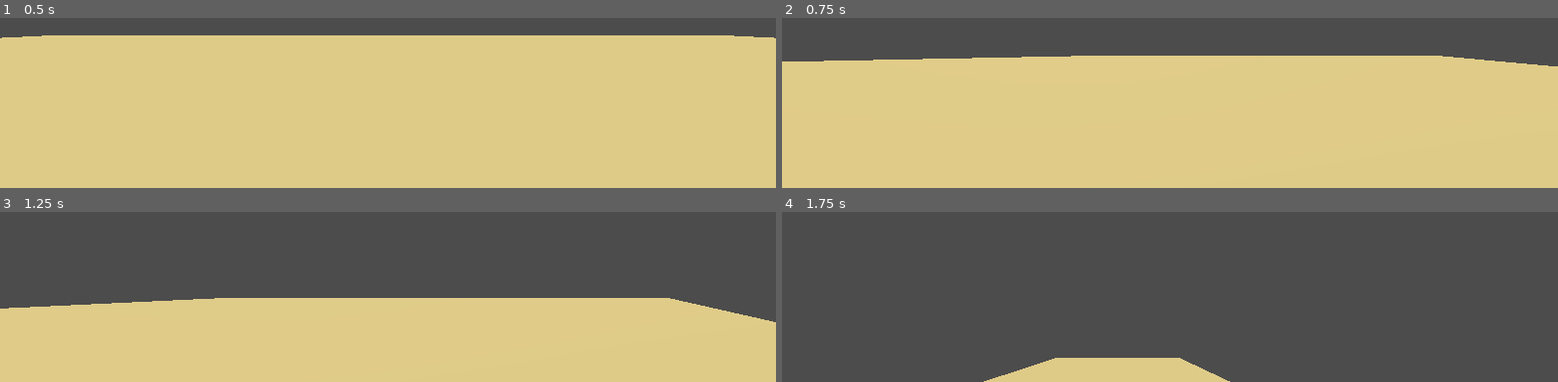
Above: before the commit, frames 1-4 (two rows, left to right).
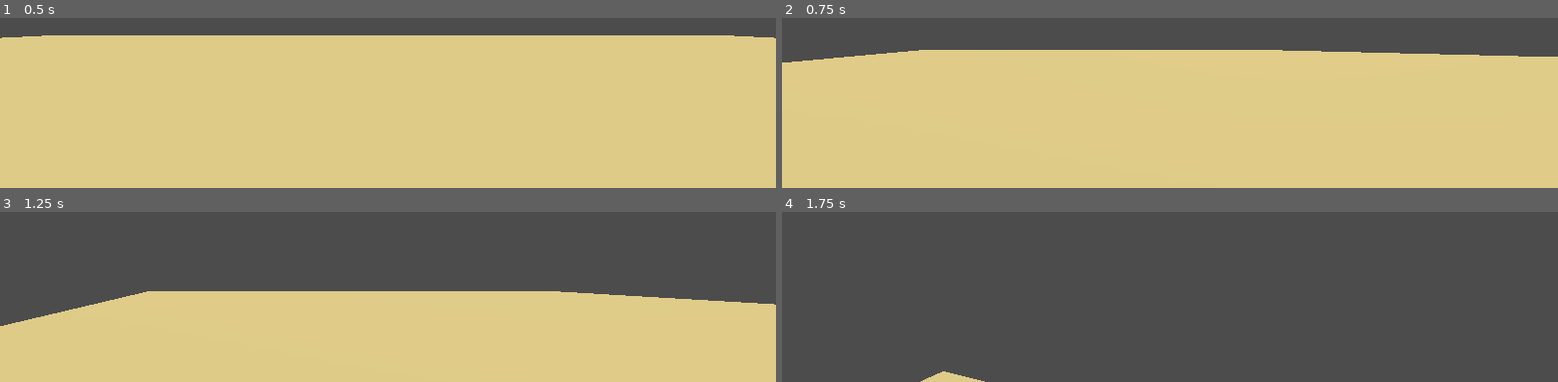
Above: after the commit, the same moments.

Repository: macattack69/KingBerry
Game: Godot game, scene res://Main.tscn
Same seed, same stepped clock (60 frames per second), same inputs: the game is played once before the commit and once after it.
Inputs (mouse positions are in pixels of both pictures, inside the frame that each line leads up to):
- Up to frame 1 (0.5 s): no input
- Up to frame 2 (0.75 s): move the mouse to (outside the picture) at 0.52 s; hold W (move_forward) from 0.53 s (still down); hold Space (jump) from 0.53 s (still down)
- Up to frame 3 (1.25 s): keep holding W (move_forward); keep holding Space (jump)
- Up to frame 4 (1.75 s): keep holding W (move_forward); move the mouse to (outside the picture) at 1.27 s; release Space (jump) at 1.28 s; tap Space (jump) at 1.35, 1.52 s

Frame 1 is identical in both runs. In frame 2, 3.2% of the frame differs, in the area x 0-100%, y 18-29%; in frame 3, 4.0%, in the area x 0-100%, y 46-68%; in frame 4, 3.7%.
Error before the commit: Invalid get index 'rotation' (on base: 'null instance'). (res://CameraScript.gd:19)
Error after the commit: Invalid get index 'rotation' (on base: 'GDScriptNativeClass'). (res://CameraScript.gd:19)

Commit message:
afsdjanfgjksdng
dagdg

Diff:
--- a/kingbarry/CameraScript.gd
+++ b/kingbarry/CameraScript.gd
@@ -4,7 +4,7 @@
 var speed = 20.0
 export var mouse_sens = 0.5
 
-onready var camera = get_node("Camera")
+onready var camera = Camera
 
 func _ready():
 	set_process_input(true)
@@ -25,11 +25,11 @@
 		#camera.rotation_degrees.x = clamp(camera.rotation_degrees.x, -90, 90)
 
 #dont need this, godot has clamp already
-##func clamp_rotation():
-	#var limit = deg2rad(80)
-	#var x_rotation = get_rotation().x
-	#x_rotation = clamp(x_rotation, -limit, limit)
-	#set_rotation(Vector3(x_rotation, get_rotation().y, 0))
+func clamp_rotation():
+	var limit = deg2rad(80)
+	var x_rotation = get_rotation().x
+	x_rotation = clamp(x_rotation, -limit, limit)
+	set_rotation(Vector3(x_rotation, get_rotation().y, 0))
 
 func process(delta):
 	var direction = Vector3()
--- a/kingbarry/ReadyPlayerOne.gd
+++ b/kingbarry/ReadyPlayerOne.gd
@@ -19,7 +19,7 @@
 export var mouse_sens = 0.5
 export var jump_speed = 10
 
-onready var camera = get_node("Camera")
+onready var camera = $Camera
 
 func _ready():
 	set_process_input(true)
@@ -28,15 +28,15 @@
 #this happens when the parent node is first placed in the scene
 #hides mouse, locks to application
 
-func _input(event):
-	if event is InputEventMouseMotion:
-		rotation_degrees.y -= mouse_sens * event.relative.x
-		camera.rotation_degrees.x -= mouse_sens * event.relative.y
-		camera.rotation_degrees.x = clamp(camera.rotation_degrees.x, -90, 90)
+#func _input(event):
+	#if event is InputEventMouseMotion:
+		#rotation_degrees.y -= mouse_sens * event.relative.x
+		#camera.rotation_degrees.x -= mouse_sens * event.relative.y
+		#camera.rotation_degrees.x = clamp(camera.rotation_degrees.x, -90, 90)
 #this rotates the camera on mouse movement. Relative x and y above
-	if event.is_action_pressed("jump") and is_on_floor:
-		VELOCITY.y = jump_speed
-		is_on_floor = false
+	#if event.is_action_pressed("jump") and is_on_floor:
+		#VELOCITY.y = jump_speed
+		#is_on_floor = false
 
 func _process(_delta):
 	if Input.is_action_just_pressed("exit"):
